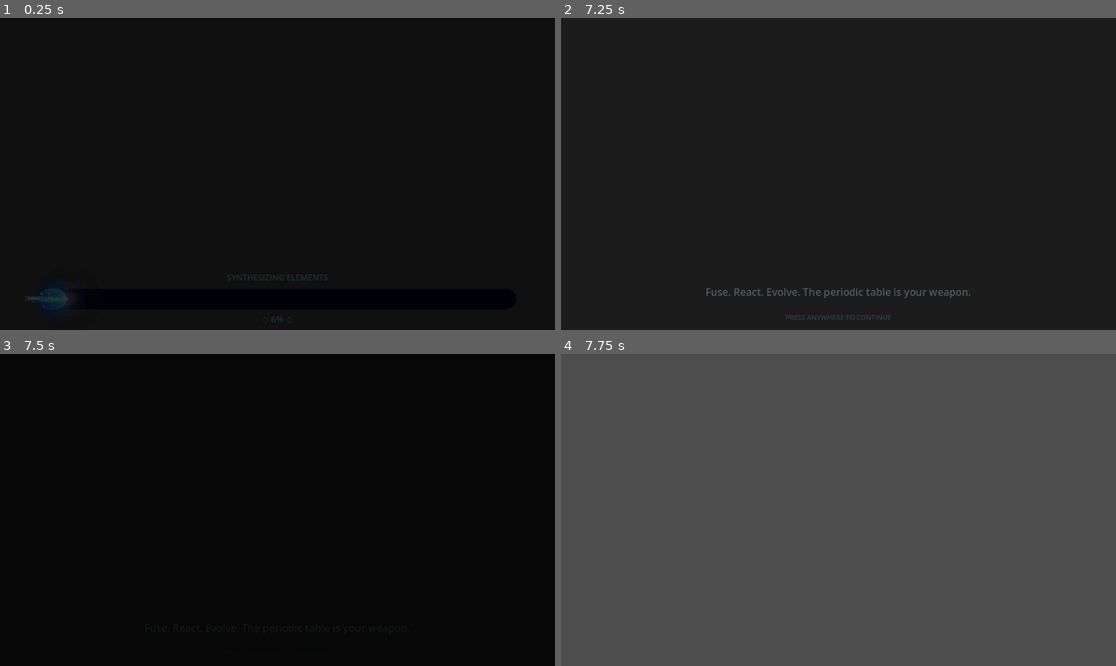
Above: before the commit, frames 1-4 (two rows, left to right).
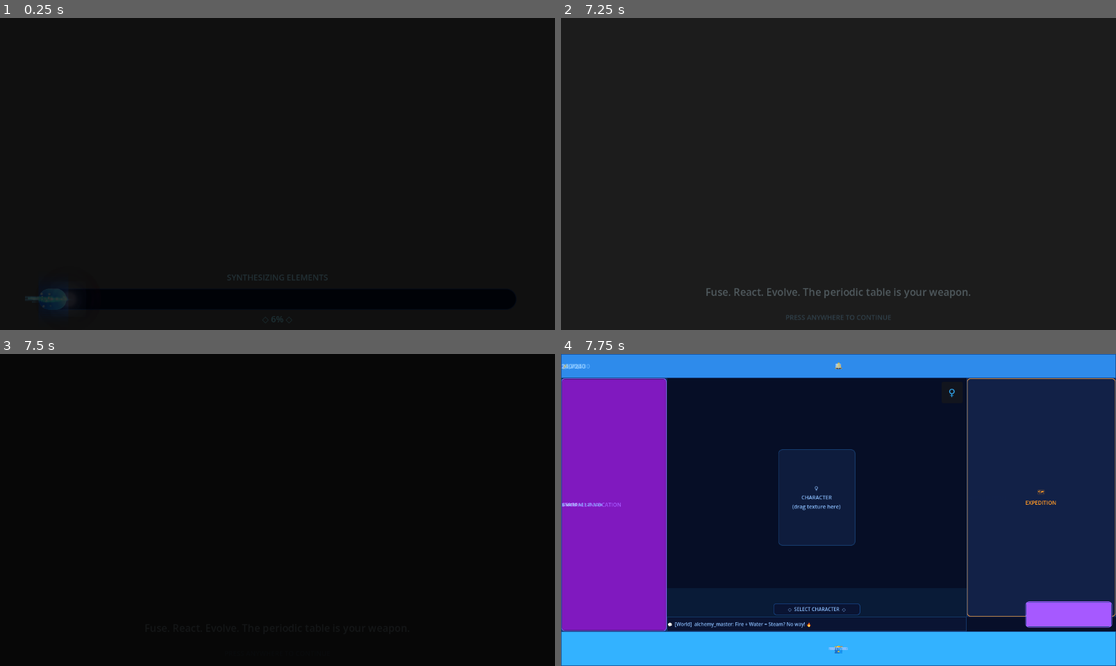
Above: after the commit, the same moments.

Repository: menusnova/game
Game: Godot game, scene res://Loading.tscn
Two runs of this game, one before a commit and one after it. Both use one fixed random seed, a clock stepped at 60 frames per second and the inputs below.
Inputs (mouse positions are in pixels of both pictures, inside the frame that each line leads up to):
- Up to frame 1 (0.25 s): no input
- Up to frame 2 (7.25 s): tap Enter at 0.5 s; move the mouse to (960, 158) at 0.52 s; click (960, 158) at 0.67 s; drag from (727, 189) to (810, 236) at 1.27 s; move the mouse to (894, 105) at 2.02 s; click (894, 105) at 2.17 s; drag from (810, 236) to (672, 127) at 2.77 s; move the mouse to (1005, 220) at 3.52 s; click (1005, 220) at 3.67 s; drag from (672, 127) to (755, 96) at 4.27 s; move the mouse to (866, 174) at 5.02 s; click (866, 174) at 5.17 s; drag from (755, 96) to (727, 189) at 5.77 s; tap Space at 6.5 s; move the mouse to (960, 158) at 6.52 s; click (960, 158) at 6.67 s
- Up to frame 3 (7.5 s): tap Enter at 7.25 s; drag from (166, 525) to (249, 572) at 7.27 s
- Up to frame 4 (7.75 s): no input

Frames 1-3 are identical in both runs. In frame 4, 100% of the frame differs, in the area x 0-100%, y 0-100%.
Error before the commit: Parse Error: Cannot infer the type of "item" variable because the value doesn't have a set type. (res://main_menu.gd:408)

Commit message:
Fix type inference error in nav_items loop (line 408)

Diff:
--- a/main_menu.gd
+++ b/main_menu.gd
@@ -405,8 +405,8 @@
 	]
 	var item_w : float = W / nav_items.size()
 	for i in range(nav_items.size()):
-		var item  := nav_items[i]
-		var active: bool = item[2]
+		var item  : Array = nav_items[i]
+		var active: bool  = item[2]
 		var nx    : float = item_w * i
 		var nc    := Color(C_ACCENT.r, C_ACCENT.g, C_ACCENT.b, 0.15) if active else Color(0,0,0,0)
 		var nb    := C_BORDER if not active else C_ACCENT
